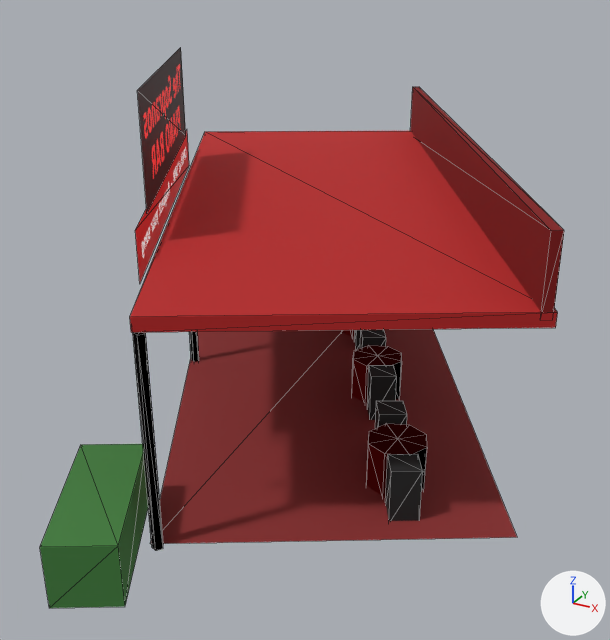
The glTF model game/models/hero/sopranos.glb, before and after one commit.
The view is the same before and after, from a 50 mm lens placed at (6.71, -12.86, 7.21), pointed at (0.17, -0.97, 1.26). The lights are fixed; the arrows at lower right show +X, +Y and +Z. The older version comes first. Mesh edges are drawn as thin lines. Objects named as collision shapes, trigger or cutter boxes, shadow casters or lower levels of detail are left out. Where no turn or scale is listed for an object, it has been applied to the vertices. Vertices at exactly the same position are counted once.

Names of what the first picture shows: 'sopranos_lod0'.
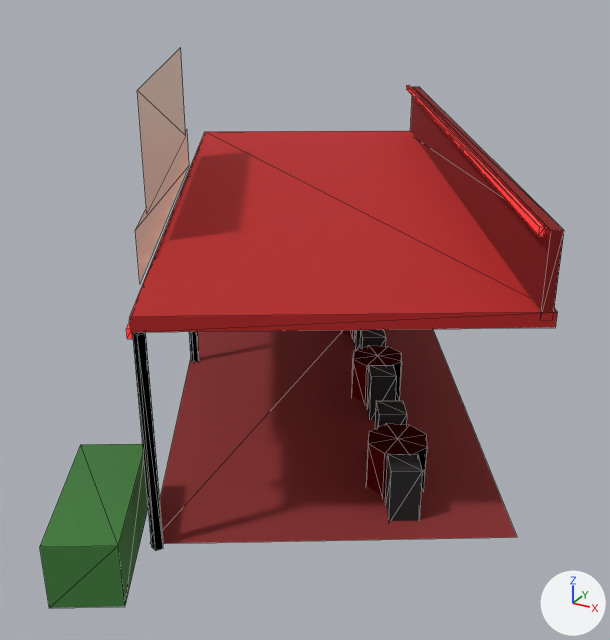
Location of each change, [x1, y1, x2, y2] in pixels of the pictures (610 x 640 px):
part 1 of me_sopranos_lod0, added
    after: [126, 85, 545, 339]
part 2 of me_sopranos_lod0, recoloured (red to beige)
    both: [135, 47, 189, 282]

Patch to the scene script:
```diff
--- a/game/models/hero/sopranos.glb.py
+++ b/game/models/hero/sopranos.glb.py
@@ mat_neon @@
+mat_neon = principled_material('neon')
+mat_neon.base_color = (1.0, 0.0232, 0.0232)  # red #ff2a2a
+mat_neon.roughness = 0.85
+mat_neon.emission_color = (1.0, 0.0232, 0.0232)  # red #ff2a2a
+mat_neon.emission_strength = 1.0
@@ mat_signglow @@
+mat_signglow = bpy.data.materials.new('signglow')
+# uses the picture img_signs
@@ me_sopranos_lod0 @@
 # used by ob_sopranos_lod0; location = (-0.73, -0.74, 2.73)
-me_sopranos_lod0.from_pydata(...)  # 296 vertices, 406 faces; spans x -5.63..5.63, y -6.68..6.68, z -2.73..2.73
+me_sopranos_lod0.from_pydata(...)  # 312 vertices, 430 faces; spans x -5.63..5.63, y -6.68..6.68, z -2.73..2.73
+# me_sopranos_lod0 part 1
+# 8 vertices are added at x -4.21..-0.09, y 4.13..6.55, z 0.29..1.61
+# 8 new vertices lie (5.49, -9.36, 0.0) away from vertices in x -4.21..-0.09, y 4.13..6.55, z 0.29..1.61
+# 24 new faces join them, mat_neon (red #ff2a2a, glowing red #ff2a2a)
+# me_sopranos_lod0 part 2: 4 faces spanning x -3.37..0.17, y -3.64..2.39, z 0.23..2.73 switch from mat_sign to mat_signglow
+# other edits to the shape of me_sopranos_lod0 do not show in these pictures
 me_sopranos_lod0.materials.append(mat_wall)
@@ me_sopranos_lod0 @@
 me_sopranos_lod0.materials.append(mat_plant)
+me_sopranos_lod0.materials.append(mat_neon)  # red #ff2a2a, glowing red #ff2a2a
```
